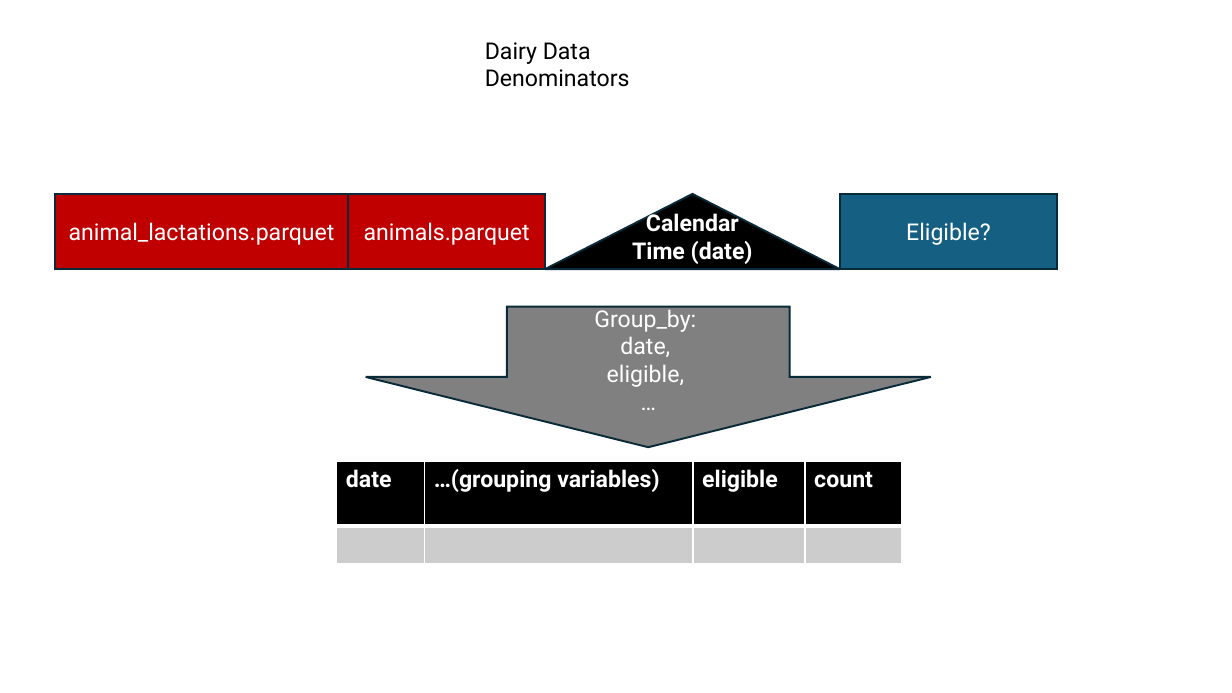
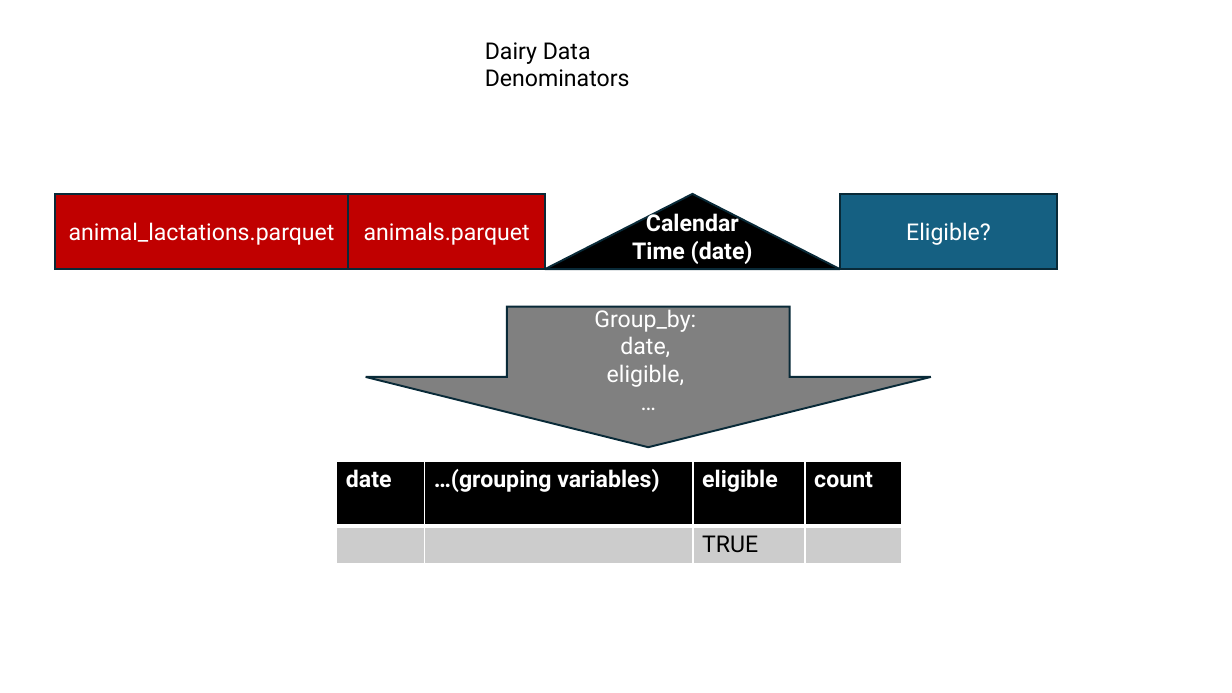
Before and after one commit to LivestockVeterinaryResources/DairyHealthDataProcessing, a slide deck: slide 5 of resources/DataProcessingDocumentation.pptx. Drawn at 1232x693 pixels with LibreOffice and Linux fonts; fonts in the diff are those of the drawing. Boxes give left, top, right and bottom in pixels: in the first picture for what was removed or moved away, otherwise in the second. Text is boxed around its words. In the diff, an @@ line names an element or a change of style, - is before the commit and + after.

```diff
--- a/resources/DataProcessingDocumentation.pptx
+++ b/resources/DataProcessingDocumentation.pptx
@@ table at [336, 461, 901, 564] @@
-row 2, column 3: 
+row 2, column 3: TRUE
```
Also in this commit, not shown: 1 other slide changed, 1 slide added, 1 other file.
